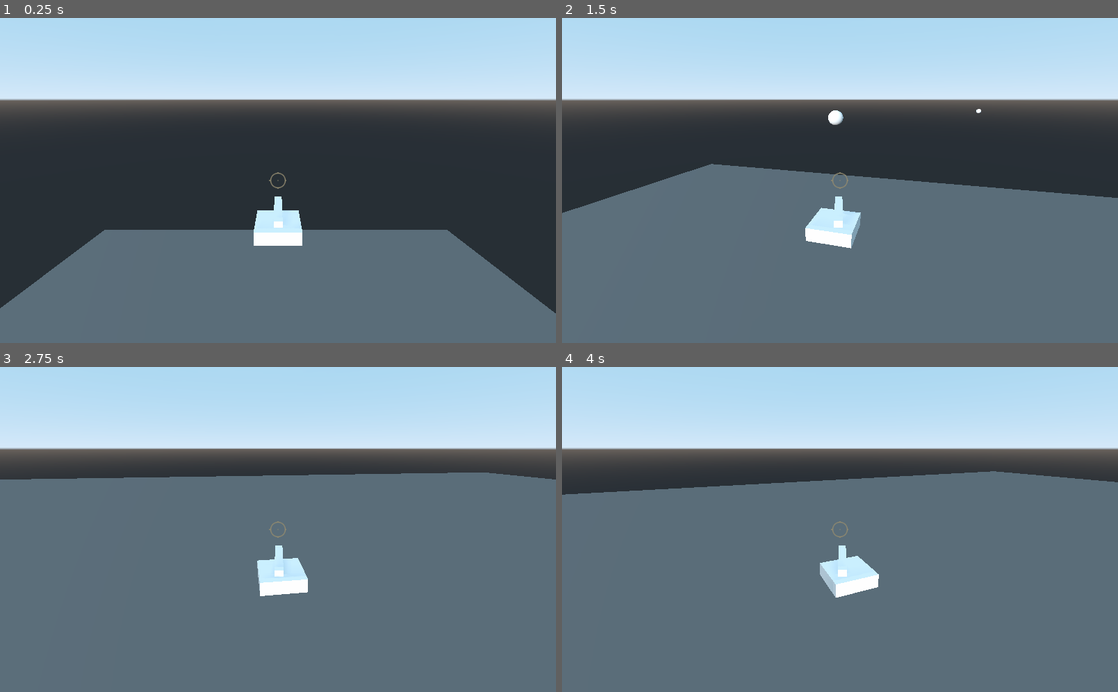
Above: before the commit, frames 1-4 (two rows, left to right).
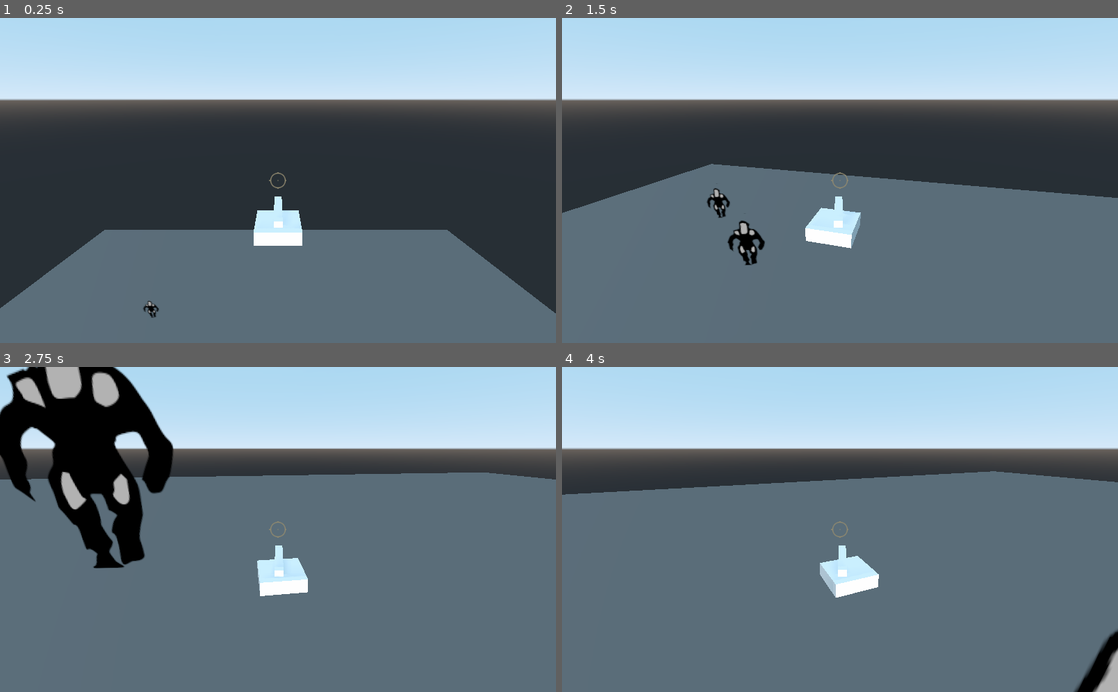
Above: after the commit, the same moments.

Repository: HelmetBugg/BioTank
Game: Godot game, scene res://Main.tscn
Same seed, same stepped clock (60 frames per second), same inputs: the game is played once before the commit and once after it.
Inputs (mouse positions are in pixels of both pictures, inside the frame that each line leads up to):
- Up to frame 1 (0.25 s): no input
- Up to frame 2 (1.5 s): move the mouse to (867, 180) at 0.52 s; press the mouse at (867, 180) at 0.53 s; hold W (forward) from 0.53 s (still down); move the mouse to (812, 180) at 1.27 s; release the mouse at (812, 180) at 1.28 s; click (812, 180) at 1.35 s
- Up to frame 3 (2.75 s): keep holding W (forward); move the mouse to (289, 523) at 2.02 s; press the mouse at (289, 523) at 2.03 s
- Up to frame 4 (4 s): keep holding W (forward); move the mouse to (834, 536) at 2.77 s; release the mouse at (834, 536) at 2.78 s; click (834, 536) at 2.85 s; move the mouse to (878, 532) at 3.52 s; press the mouse at (878, 532) at 3.53 s

The runs differ from the first frame. In frame 1, less than 0.1% of the frame differs, in the area x 25-29%, y 86-93%; in frame 2, 0.8%; in frame 3, 11%, in the area x 0-32%, y 0-62%; in frame 4, 0.8%.

Commit message:
Added zombie hoard and death ray

Diff:
--- a/Bullet.tscn
+++ b/Bullet.tscn
@@ -15,5 +15,3 @@
 
 [node name="CollisionShape" type="CollisionShape" parent="."]
 shape = SubResource( 2 )
-
-[node name="Area" type="Area" parent="."]
--- a/Enemy.gd
+++ b/Enemy.gd
@@ -22,6 +22,7 @@
 func kill():
 	dead = true
 	$CollisionShape.disabled = true
+	queue_free()
 
 func set_player(p):
 	player = p
--- a/Main.tscn
+++ b/Main.tscn
@@ -47,4 +47,16 @@
 shadow_enabled = true
 
 [node name="Enemy" parent="." instance=ExtResource( 3 )]
+transform = Transform( 1, 0, 0, 0, 1, 0, 0, 0, 1, -8.866, -14.6046, 3.75401 )
+
+[node name="Enemy2" parent="." instance=ExtResource( 3 )]
 transform = Transform( 1, 0, 0, 0, 1, 0, 0, 0, 1, -13.6628, -14.6046, 0 )
+
+[node name="Enemy3" parent="." instance=ExtResource( 3 )]
+transform = Transform( 1, 0, 0, 0, 1, 0, 0, 0, 1, -6.22429, -14.6046, -7.29947 )
+
+[node name="Enemy4" parent="." instance=ExtResource( 3 )]
+transform = Transform( 1, 0, 0, 0, 1, 0, 0, 0, 1, -12.7312, -14.6046, -12.5412 )
+
+[node name="Enemy5" parent="." instance=ExtResource( 3 )]
+transform = Transform( 1, 0, 0, 0, 1, 0, 0, 0, 1, -15.6113, -14.6046, 5.8017 )
--- a/Player.gd
+++ b/Player.gd
@@ -3,6 +3,7 @@
 export var gravity = Vector3.DOWN * 10
 export var speed = 4
 export var rot_speed = 0.85
+onready var raycast = $Pivot/TankTop/RayCast
 const Bullet = preload("res://Bullet.tscn")
 var velocity = Vector3.ZERO
 
@@ -30,8 +31,7 @@
 	if Input.is_action_just_pressed("quit"):
 		get_tree().quit()
 	velocity.y = vy
-	if Input.is_action_just_pressed("fire"):
-		var b = Bullet.instance()
-		owner.add_child(b)
-		b.transform = $Pivot/TankTop/Muzzle.global_transform
-		b.velocity = -b.transform.basis.z * b.muzzle_velocity
+	if Input.is_action_pressed("fire"):
+		var coll = raycast.get_collider()
+		if raycast.is_colliding() and coll.has_method("kill"):
+			coll.kill()
--- a/Player.tscn
+++ b/Player.tscn
@@ -31,6 +31,11 @@
 [node name="Muzzle" type="Position3D" parent="Pivot/TankTop"]
 transform = Transform( 6.34823, 0, 0, 0, 0.615222, 0, 0, 0, 0.691979, -0.0175844, 0.00334432, -0.450128 )
 
+[node name="RayCast" type="RayCast" parent="Pivot/TankTop"]
+enabled = true
+cast_to = Vector3( 0, 0, -1000 )
+debug_shape_thickness = 5
+
 [node name="CollisionShape" type="CollisionShape" parent="."]
 transform = Transform( 1, 0, 0, 0, 1, 0, 0, 0, 1, 0, 0, 0.00954026 )
 shape = SubResource( 2 )
